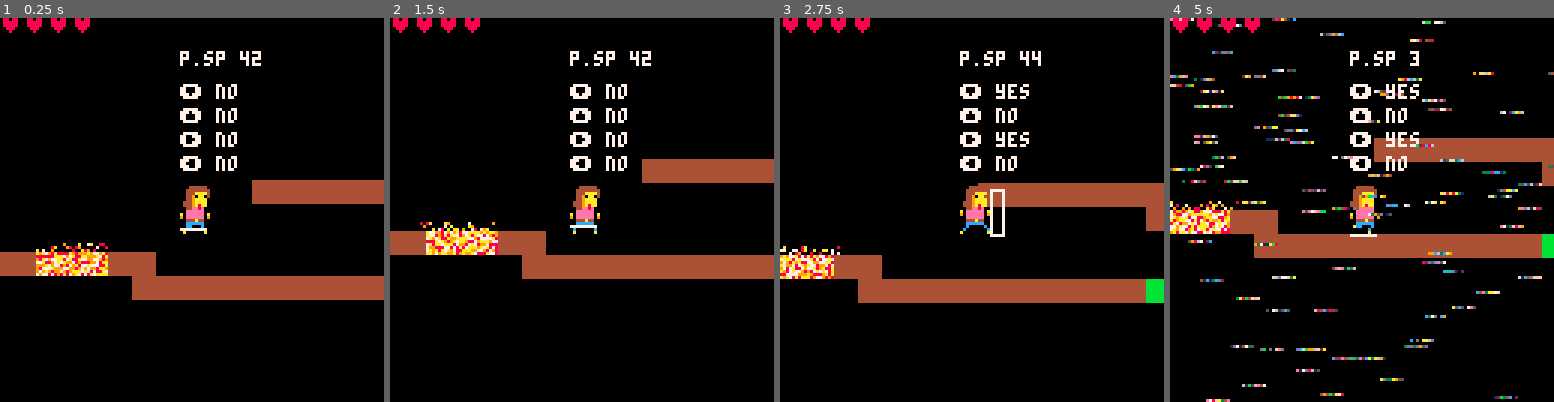
Above: before the commit, frames 1-4 (left to right).
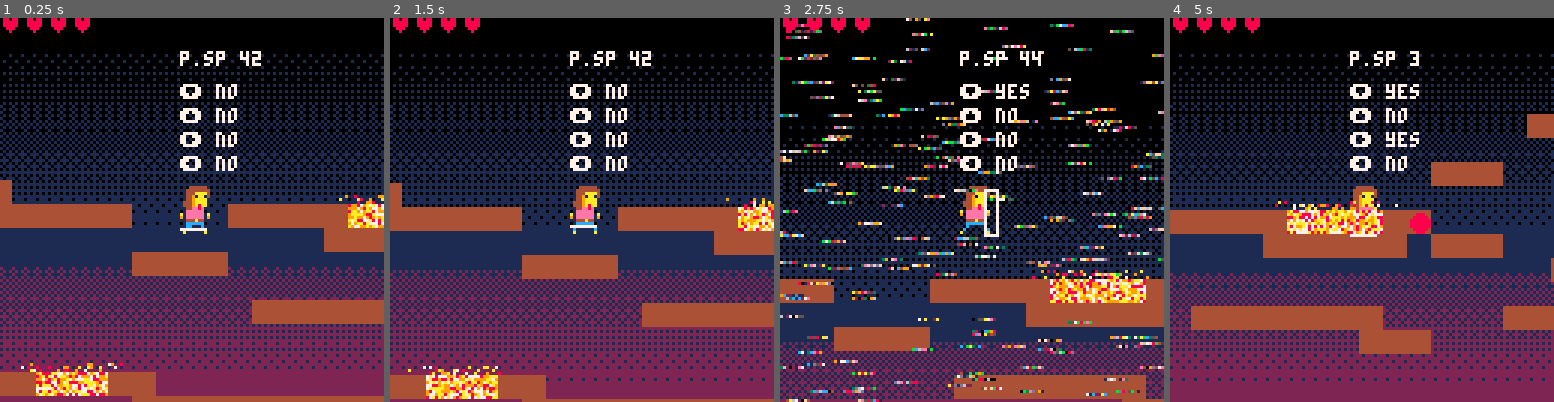
Above: after the commit, the same moments.

Repository: EmilieRobert33/SPOOKJAM
Game: PICO-8 cartridge spookjam.p8
Two runs of this game, one before a commit and one after it. Both use one fixed random seed, a clock stepped at 60 frames per second and the inputs below.
Inputs:
- Up to frame 1 (0.25 s): no input
- Up to frame 2 (1.5 s): tap X (X key) at 0.33, 1.07 s; tap O (Z key) at 0.7 s
- Up to frame 3 (2.75 s): hold Right 1.6-2.1 s; tap O (Z key) at 1.7, 2.1, 2.5 s; tap X (X key) at 1.85 s; hold Right from 2.47 s (still down)
- Up to frame 4 (5 s): tap O (Z key) every 0.4 s from 2.9 to 4.9 s; tap X (X key) at 2.97, 4.08 s; release Right at 3.03 s; hold Left 3.08-3.58 s; hold Right 4.02-4.68 s

The runs differ from the first frame. In frame 1, 68% of the frame differs, in the area x 0-100%, y 9-100%; in frame 2, 67%; in frame 3, 53%; in frame 4, 66%.

Commit message:
modif map pour test et son fants

Diff:
--- a/spookjam.p8
+++ b/spookjam.p8
@@ -13,7 +13,7 @@
  ------------------
 	p.sp = 32
 	p.x = 64
-	p.y = 80
+	p.y = 40
 	p.dx = 0
 	p.dy = 0
 	p.w = 8
@@ -71,6 +71,24 @@
  init_f()
  --ici cest la lave
  init_l()
+ --dithering
+    dither={0b0000000000000000,
+         0b1000000000000000,
+   0b1000000000100000,
+   0b1000000010100000,
+   0b1010000010100000,
+   0b1010010010100000,
+   0b1010010010100001,
+   0b1010010010100101,
+   0b1010010110100101,
+   0b1010011110100101,
+   0b1010011110100111,
+   0b1010011110101111,
+   0b1010111110101111,
+   0b1110111110101111,
+   0b1110111110111111,
+   0b1110111111111111,
+   0b1111111111111111}
 
 end
 
@@ -81,6 +99,7 @@
 
 function _draw()
 	cls()
+ draw_fond()
 	map(0,0)
 	if p.dx<0 then
 		spr(p.sp,p.x-8,p.y,2,2,p.flp)
@@ -564,10 +583,10 @@
 -------------------------------------------------------
 -- on declenche le bug
 -------------------------------------------------------
- --if (temps<=0) sfx(0)
+ if (temps==0) sfx(30)
  for i=1,#fants do
   if (p.mask!=1 and bug_p==0 and temps<=-20)then
-  sfx(30,1)
+ -- sfx(30,1)
    if (abs(p.x-fants[i].x)< 90 and temps<=0) bug_p+=1
    if (abs(p.x-fants[i].x)< 50 and temps<=0) bug_p+=1
    if (abs(p.x-fants[i].x)< 30 and temps<=0) bug_p+=1
@@ -598,7 +617,7 @@
 
 function init_bug()
  bug_p=0
- temps=0
+ temps=-5
  a=0
  bug_f=0
 end
@@ -754,6 +773,22 @@
   end
  end
  draw_cendre()
+end
+
+-----test por le fond --------
+function draw_fond()
+ rectfill(0,0,128*8,64,0)
+ rectfill(0,64,128*8,128,1)
+ rectfill(0,100,128*8,228,2)
+ for i=1,#dither do
+  fillp(dither[#dither-i])
+  pal(0,0)
+  rectfill(0,4*i,128*8,4*i+8,1)
+  pal(0,1)
+  rectfill(0,50+4*i,128*8,50+4*i+8,2)
+  pal()
+  fillp()
+ end
 end
 __gfx__
 0000000000444444000000000044444400000000000000000000000000000000000000009999999900000ccccc00000000000000000000000000000000000000
@@ -810,17 +845,17 @@
 __map__
 0000000000000000000000000000000000000000000000000000000000000000000000000000000000000000000000000000000000000000000000000000000000000000000000000000000000000000000000000000000000000000000000000000000000000000000000000000000000000000000000000000000000000000
 0000000000000000000047000000000000000000000000000000000000000000000000000000000000000000000000000000000000000000000000000000000000000000000000000000000000000000000000000000000000000000000000000000000000000000000000000000000000000000000000000000000000000000
-0000000000000000000000000000000000000000000000000000000000000000000000000000000000000000000000000000000000000000000000000000000000000000000000000000000000000000000000000000000000000000000000000000000000000000000000000000000000000000000000000000000000000000
-0000000000000000000000000000000000000000000000000000000000000000000000000000000000000000000000000000000000000000000000000000000000000000000000000000000000000000000000000000000000000000000000000000000000000000000000000000000000000000000000000000000000000000
-0000000000000000000000000000000000000000000000000000000000000000000000000000000000000000000000000000000000000000000000000000000000000000000000000000000000000000000000000000000000000000000000000000000000000000000000000000000000000000000000000000000000000000
-0000000000000000000000000000000000000000000000000000000000000000000000000000000000000000000000000000000000000000000000000000000000000000000000000000000000000000000000000000000000000000000000000000000000000000000000000000000000000000000000000000000000000000
-0000000000000000000000000000000000000000000000000000000000000000000000000000000000000000000000000000000000404040000000000000000000000000000000000000000000000000000000000000000000000000000000000000000000000000000000000000000000000000000000000000000000000000
-0000000000000000000000000000000000000000000000000000000000000000000000000000000000000000000000004040400000000000000000000000000000000000000000000000000000000000000000000000000000000000000000000000000000000000000000000000000000000000000000000000000000000000
-0000000000000000000000000000000000000000000000000000000000000000000000000000000000000000000000000000000000000000000000000000000000000000000000000000000000000000000000000000000000000000000000000000000000000000000000000000000000000000000000000000000000000000
-0000000000000000000000000000000000000000000000000000000000000000000000000000100000000000000000000000000000000000000050000000000000000000000050000000000000000000000000000000000000000000000000000000000000000000000000000000000000000000000000000000000000000000
-0000000000000000000000000000000000000000000000100000000000001000000000000000000000000000000000000000000000000000000050000000000000000000000050000000000000000000000000000000000000000000000000000000000000000000000000000000000000000000000000000000000000000000
-0000000000000000000000404040404040404000000000000000000000000000000000000000000000000000004000000000000000000000005050505050505050505050505050500000000000000000000000000000000000000000000000000000000000000000000000000000000000000000000000000000000000000000
-0000000000000000000000000000000000004040400000000000000000000000000000000040404040404040404040400000000000000000005050505050500000000000000000000000000000000000000000000000000000000000000000000000000000000000000000000000000000000000000000000000000000000000
+0000000000000000000000000000000000000000000000000000000000000000000000404040000000000000000000000000000000000000000000000000000000000000000000000000000000000000000000000000000000000000000000000000000000000000000000000000000000000000000000000000000000000000
+0000000000000000000000000000000000000000000000000040404000004040400000000050004040000000000000000000000000000000000000000000000000000000000000000000000000000000000000000000000000000000000000000000000000000000000000000000000000000000000000000000000000000000
+0000000000000000000000000000000000000000000000000000000000000000000000000050090909090950505050000000000000000000000000000000000000000000000000000000000000000000000000000000000000000000000000000000000000000000000000000000000000000000000000000000000000000000
+0000000000000000000000000000000000000000004040400000000000000000000000000050505050505050000050000000000000000000000000000000000000000000000000000000000000000000000000000000000000000000000000000000000000000000000000000000000000000000000000000000000000000000
+4000000000000000000000000000000000000000000000000000000000000000000000000000000000000000000050090950000000404040000000000000000000000000000000000000000000000000000000000000000000000000000000000000000000000000000000000000000000000000000000000000000000000000
+4040404040400000000040404040400909090940400000000000000000000000000000000000000000000000000050504040400000000000000000000000000000000000000000000000000000000000000000000000000000000000000000000000000000000000000000000000000000000000000000000000000000000000
+0000000000000000000000000000404040404040004040400000000000000000000000000000000000000000000000000000000000000000000000000000000000000000000000000000000000000000000000000000000000000000000000000000000000000000000000000000000000000000000000000000000000000000
+0000000000004040404000000000000000000000000000000000404000000000000000000000100000000000000000000000000000000000000000000000000000000000000050000000000000000000000000000000000000000000000000000000000000000000000000000000000000000000000000000000000000000000
+0000000000000000000000000000000000000000000000100000000000001000000000000000000000000000000000000000000000000000000000000000000000000000000050000000000000000000000000000000000000000000000000000000000000000000000000000000000000000000000000000000000000000000
+0000000000000000000000404040404040404000000000004040404040400000000000000000000000000000004000000000000000000000000000505050505050505050505050500000000000000000000000000000000000000000000000000000000000000000000000000000000000000000000000000000000000000000
+0000000000000000000000000000000000004040400000000000000000000000000000000040404040404040404040400000004040400000005050505050500000000000000000000000000000000000000000000000000000000000000000000000000000000000000000000000000000000000000000000000000000000000
 0000000000000000000000000000000000000000000000000000000000000040404000000040000000000000000000400000000000000000004000000000000000000000000000000000000000000000000000000000000000000000000000000000000000000000000000000000000000000000000000000000000000000000
 4040090909404000000000000000000000000000000000000000000000000000000000000040000000000000000000400000000000000000004000000000000000000000000000000000000000000000000000000000000000000000000000000000000000000000000000000000000000000000000000000000000000000000
 0000000000004040404040404040404040405151514040404040404040404040404040404040000000000000000000400000000000000000004000000000000000000000000000000000000000000000000000000000000000000000000000000000000000000000000000000000000000000000000000000000000000000000
